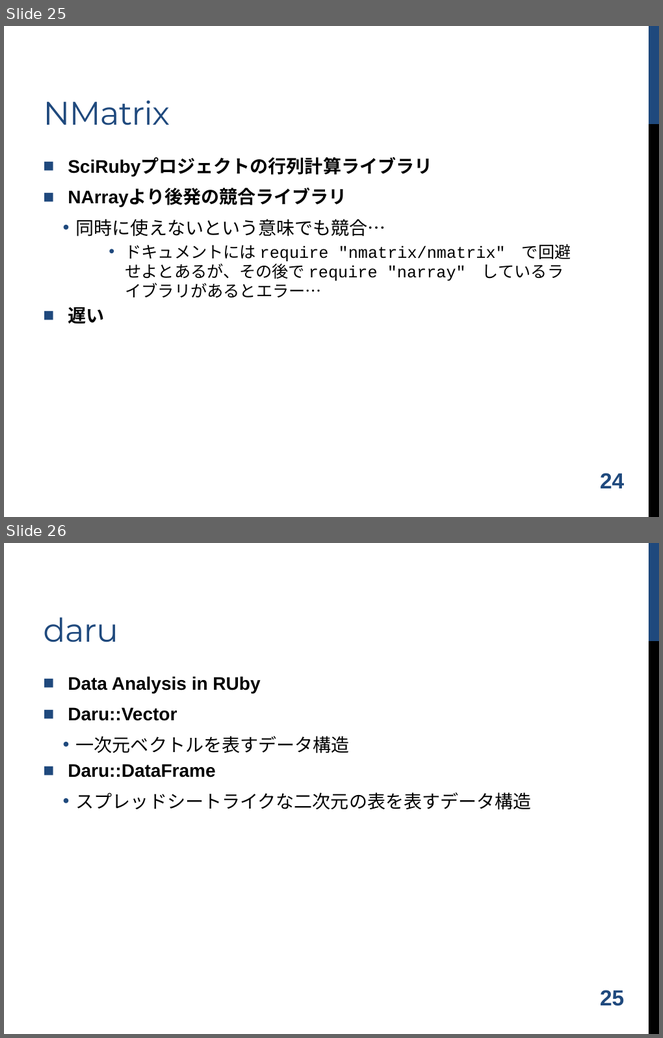
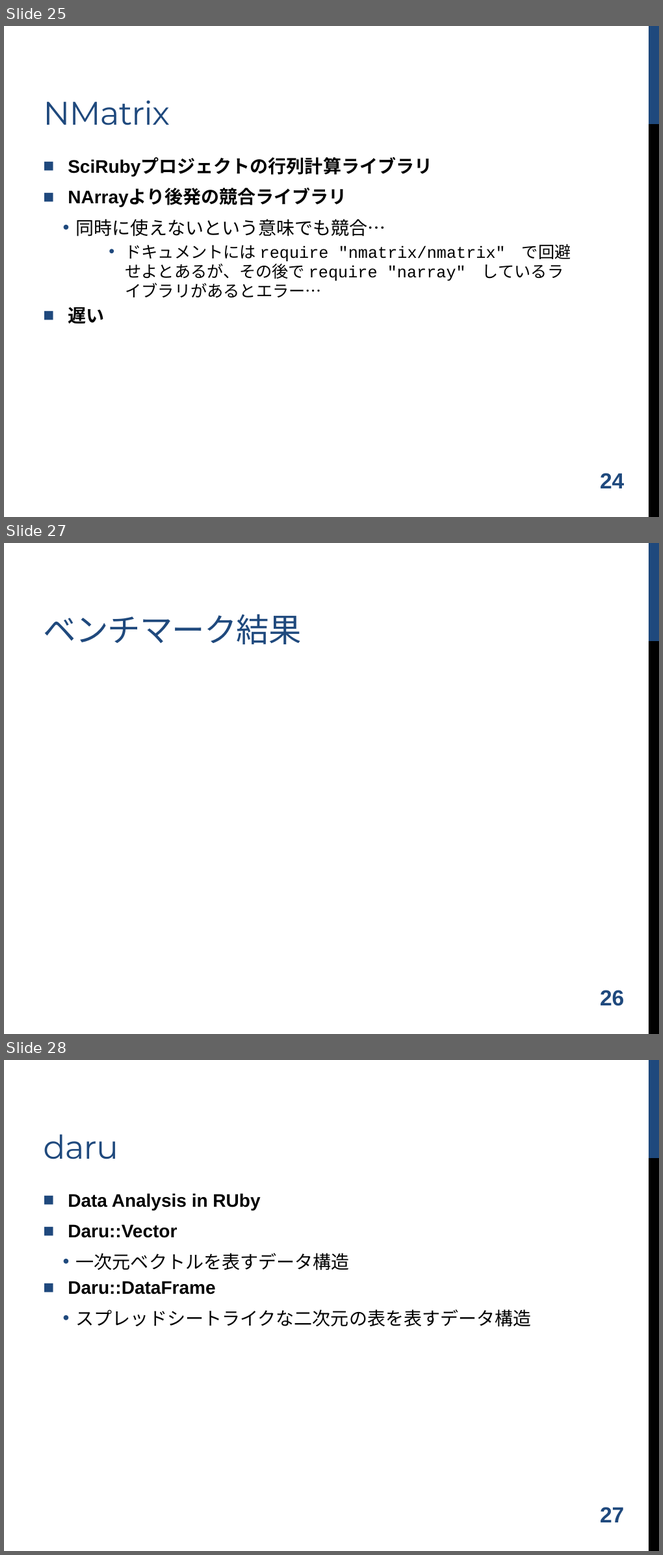
Before and after one commit to shugo/DCW2016, a slide deck: ruby_data_analysis.pptx. Shown one above the other, each under a label of ours: slides 25 and 26 before the commit, slides 25, 27 and 28 after it; the slides between them are not shown. The pictures are 663x1038 and 663x1555 pixels, drawn with LibreOffice and Linux fonts; fonts in the diff are those of the drawing; background and template pictures are left out. Boxes give left, top, right and bottom in pixels: in the first picture for what was removed or moved away, otherwise in the second. Text is boxed around its words. In the diff, an @@ line names an element or a change of style, - is before the commit and + after.

```diff
--- a/ruby_data_analysis.pptx
+++ b/ruby_data_analysis.pptx
@@ slide 27 added at [4,543,659,1034], background #FFFFFF; not listed: 2 template elements that a slide beside it also shows @@
@@ title added at [43,614,301,644], 36 pt, text #1F497D @@
+ベンチマーク結果
@@ page number added at [600,990,624,1006], 24 pt, text #1F497D, bold @@
+26
@@ what was slide 26 is now slide 28 @@
@@ page number at [600,1507,624,1523]: text changed @@
-25
+27
```
Also in this commit, not shown: 2 slides changed, 1 other slide added, 4 other files.
